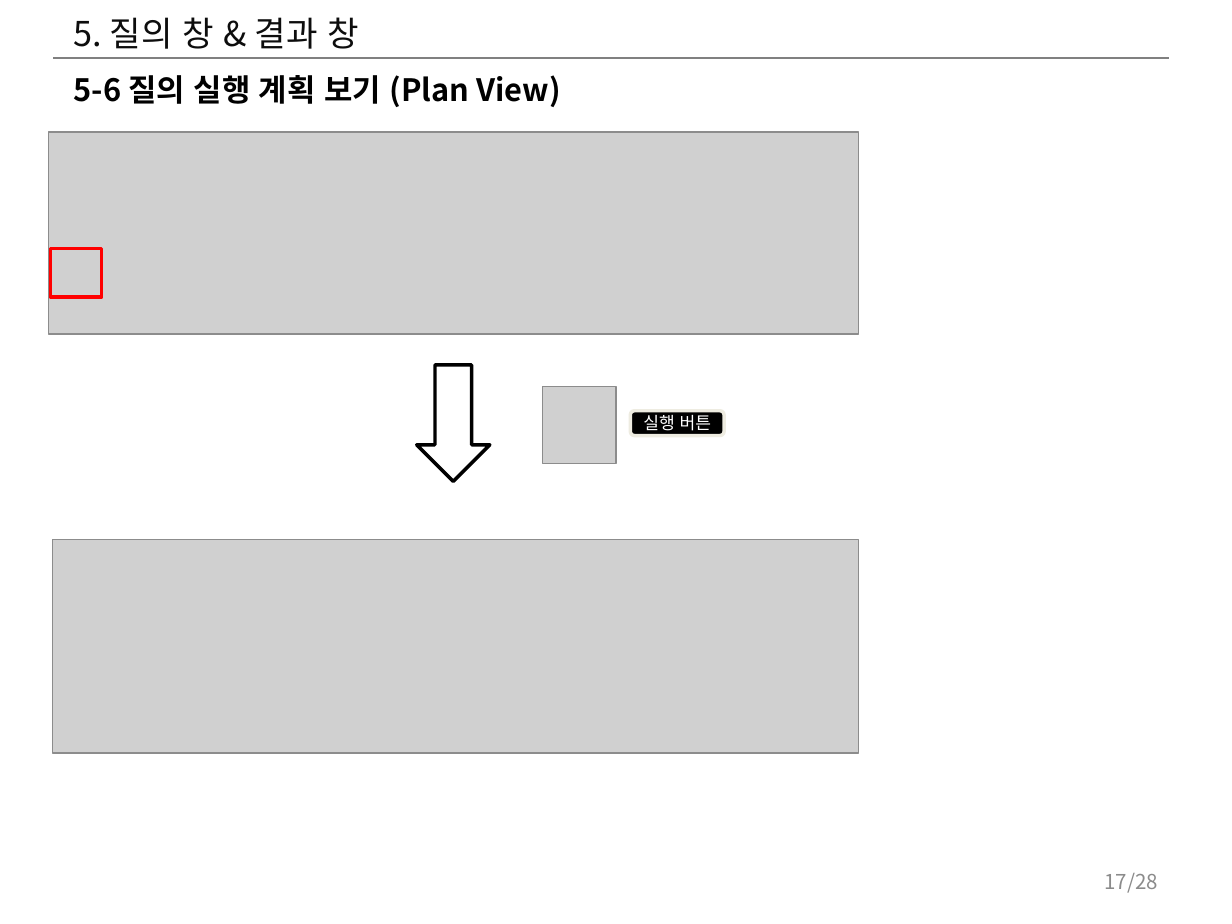
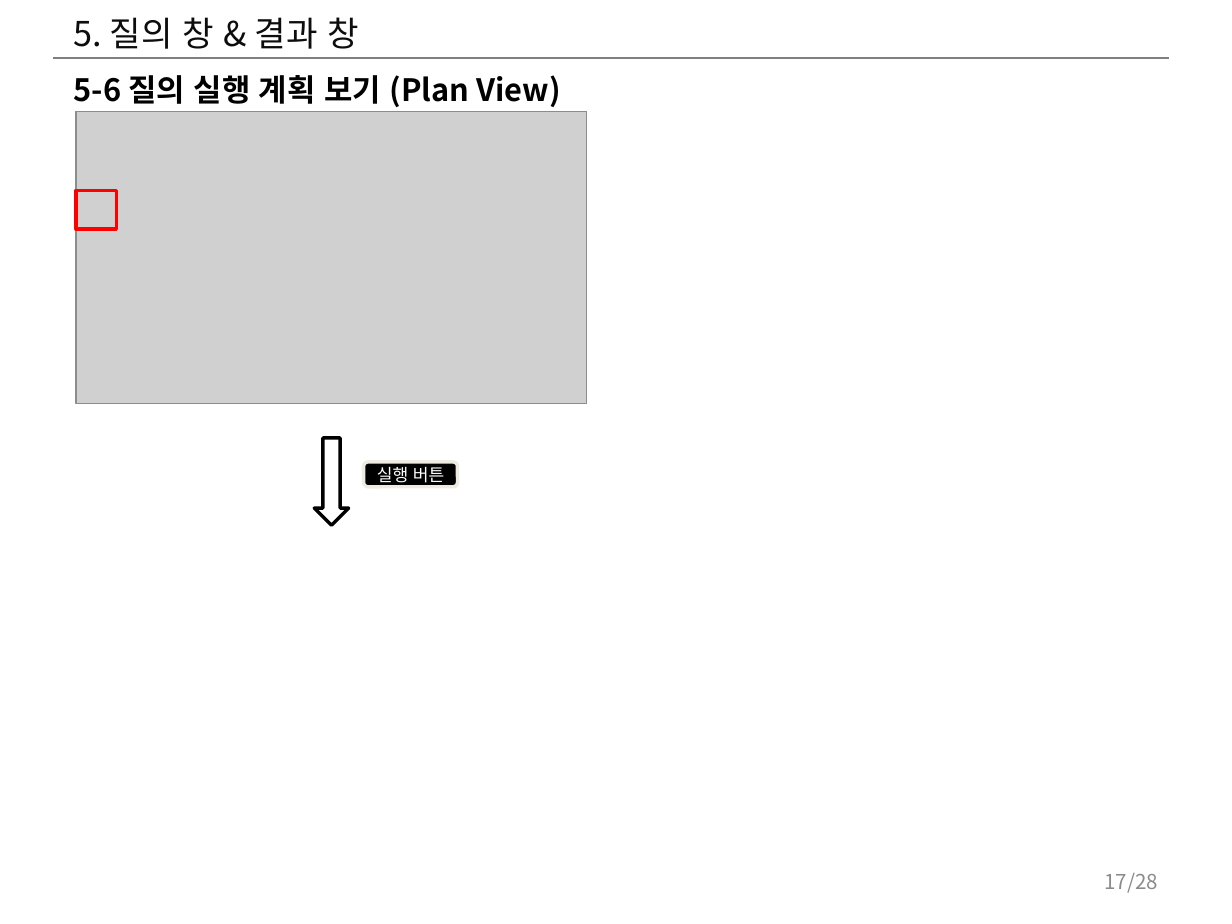
Before and after one commit to hwany7seo/gdbms_document, a slide deck: slide 17 of mockup/시각화도구_UI_UX_기획서.pptx. Drawn at 1232x924 pixels with LibreOffice and Linux fonts; fonts in the diff are those of the drawing; grey boxes stand for pictures. Boxes give left, top, right and bottom in pixels: in the first picture for what was removed or moved away, otherwise in the second. Text is boxed around its words. In the diff, an @@ line names an element or a change of style, - is before the commit and + after.

```diff
--- a/mockup/시각화도구_UI_UX_기획서.pptx
+++ b/mockup/시각화도구_UI_UX_기획서.pptx
@@ picture added at [76,111,588,403] @@
@@ picture removed at [49,132,859,334] @@
@@ rectangle: place and size @@
-rectangle at [51,249,102,297]
+rectangle at [76,191,117,229]
@@ picture removed at [543,387,616,463] @@
@@ down arrow: place and size @@
-down arrow at [416,365,489,480]
+down arrow at [314,439,349,526]
@@ rounded rectangle "실행 버튼": place and size @@
-rounded rectangle "실행 버튼" at [631,410,724,435]
+rounded rectangle "실행 버튼" at [363,462,457,487]
@@ picture removed at [53,540,859,753] @@
```
Also in this commit, not shown: 10 other slides changed, 39 other files.
